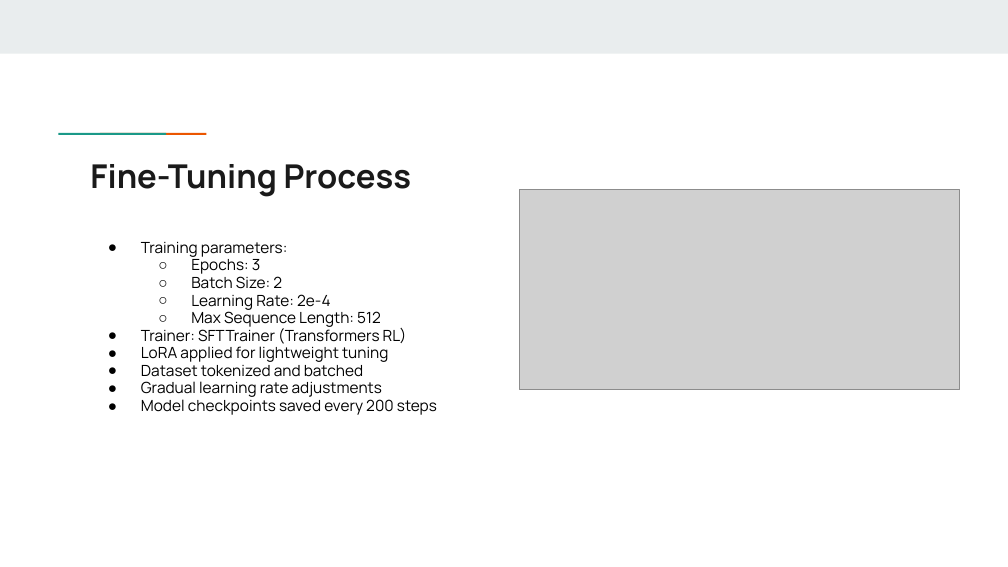
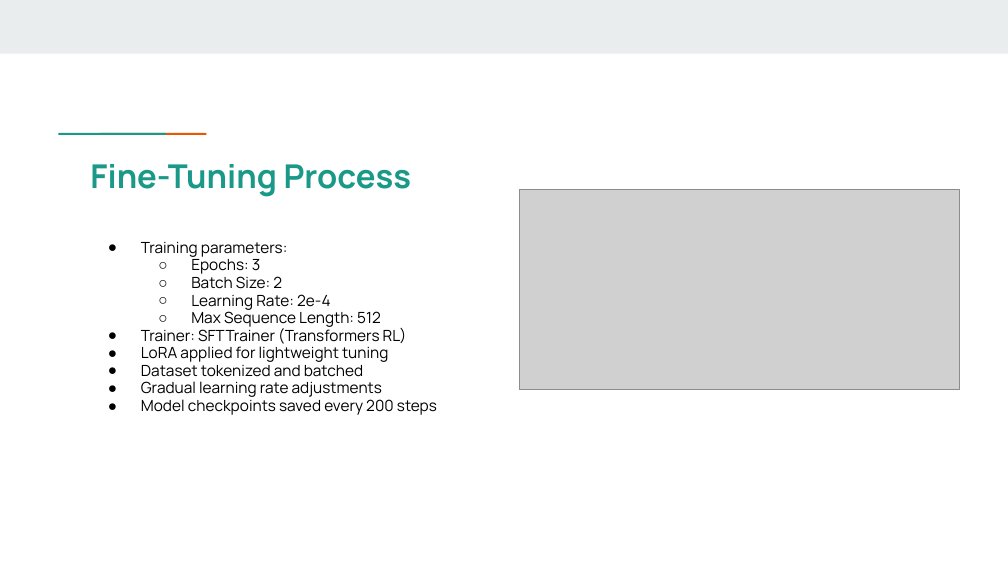
Before and after one commit to noelregis718/PrompttoSql, a slide deck: slide 6 of Mid-term Project.pptx (slide 5 before the commit). Drawn at 1008x567 pixels with LibreOffice and Linux fonts; fonts in the diff are those of the drawing; grey boxes stand for pictures. Boxes give left, top, right and bottom in pixels: in the first picture for what was removed or moved away, otherwise in the second. Text is boxed around its words. In the diff, an @@ line names an element or a change of style, - is before the commit and + after.

```diff
--- a/Mid-term Project.pptx
+++ b/Mid-term Project.pptx
@@ title "Fine-Tuning Process" at bbox=[90, 164, 412, 197]: text colour #1A1A1A to #1A9988 @@
```
Also in this commit, not shown: 9 other slides changed, 3 slides added, 1 slide removed, 3 other files.
